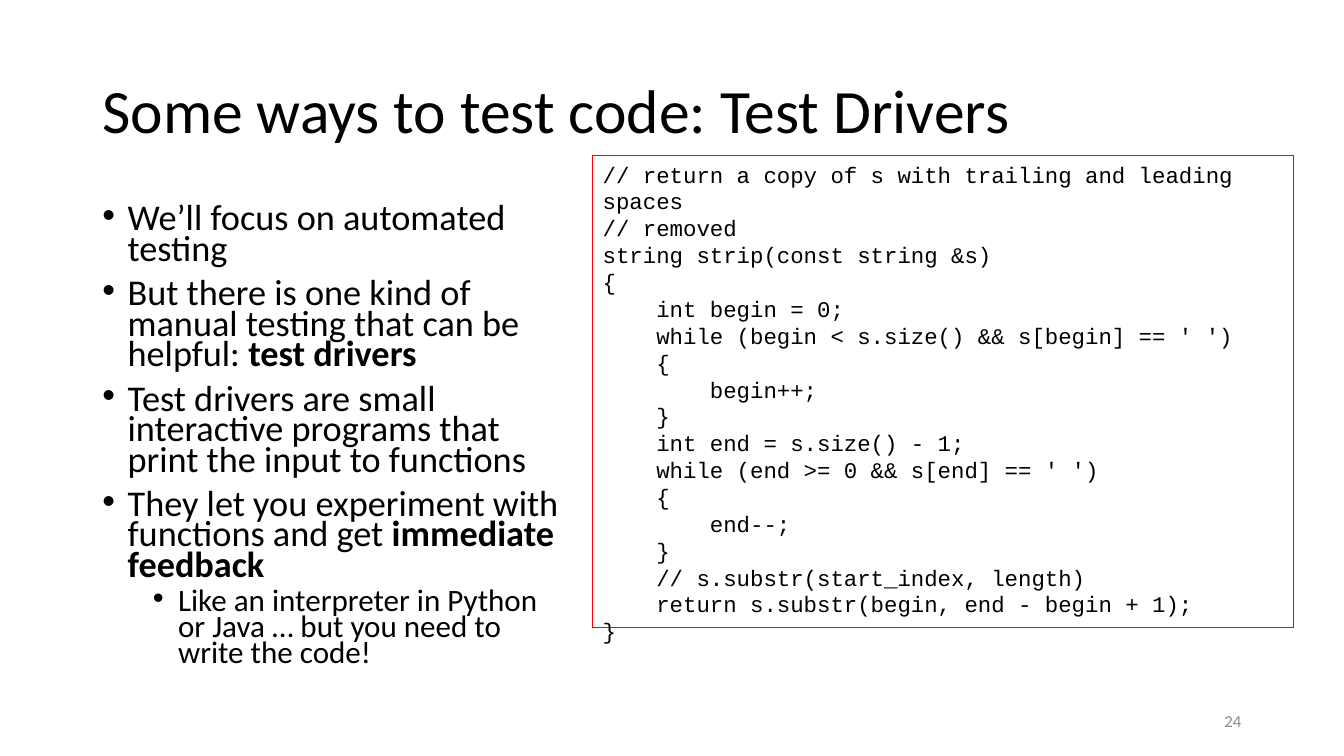
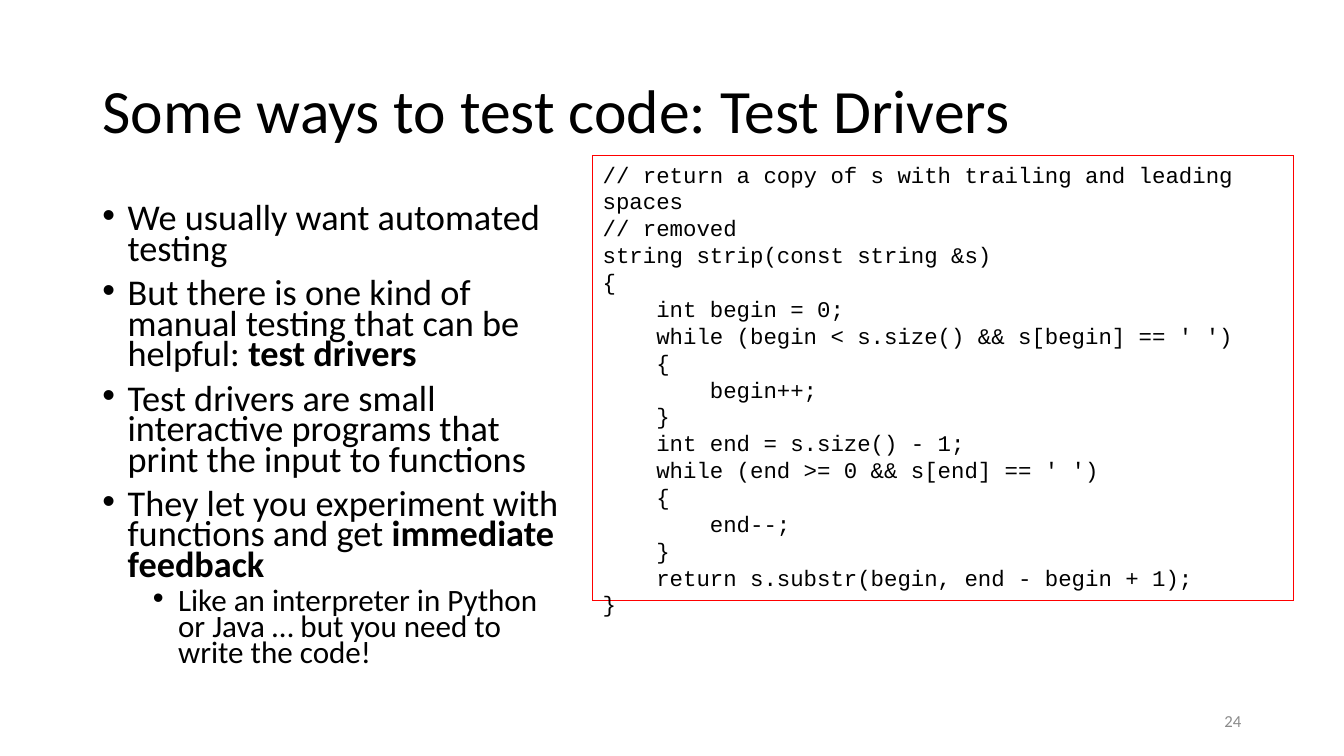
Before and after one commit to tjd1234/cmpt135spring2024, a slide deck: slide 24 of sample_code/week2/week2_cmpt135.pptx. Drawn at 1344x756 pixels with LibreOffice and Linux fonts; fonts in the diff are those of the drawing. Boxes give left, top, right and bottom in pixels: in the first picture for what was removed or moved away, otherwise in the second. Text is boxed around its words. In the diff, an @@ line names an element or a change of style, - is before the commit and + after.

Commit message:
updated

```diff
--- a/sample_code/week2/week2_cmpt135.pptx
+++ b/sample_code/week2/week2_cmpt135.pptx
@@ rectangle "// return a copy of ...": place and size @@
-rectangle "// return a copy of ..." at [593, 156, 1294, 628]
+rectangle "// return a copy of ..." at [593, 156, 1294, 601]
@@ text at [128, 204, 540, 268]: text changed @@
-• We’ll focus on automated testing
+• We usually want automated testing
@@ text in rectangle at [697, 569, 1085, 591]: paragraph removed @@
-// s.substr(start_index, length)
```
Also in this commit, not shown: 1 other slide changed.
